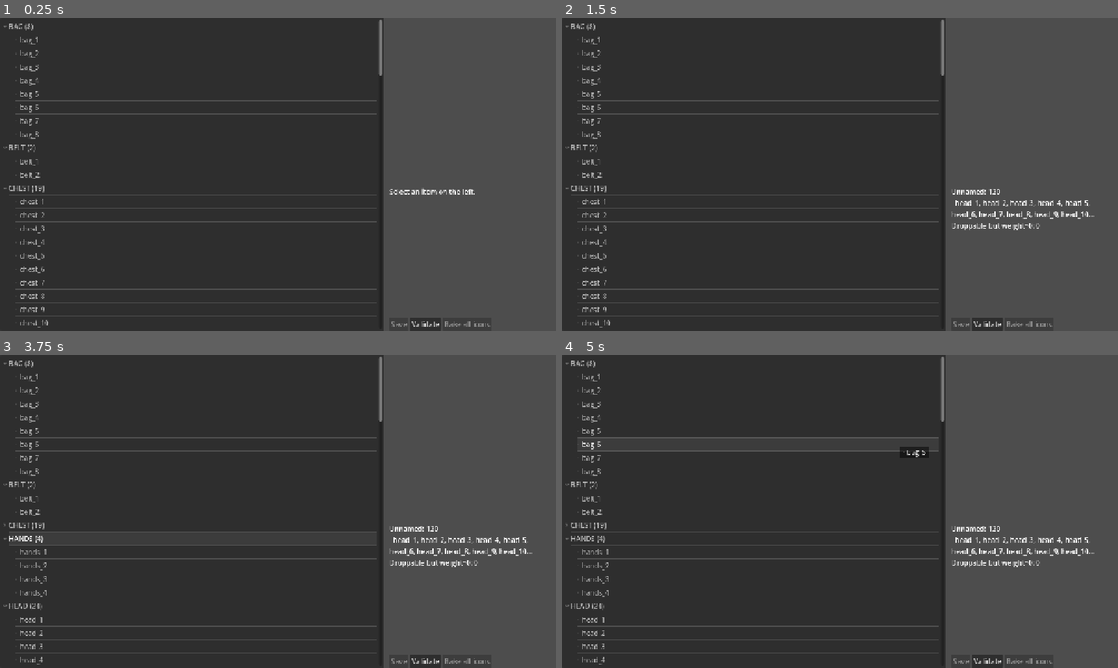
Above: before the commit, frames 1-4 (two rows, left to right).
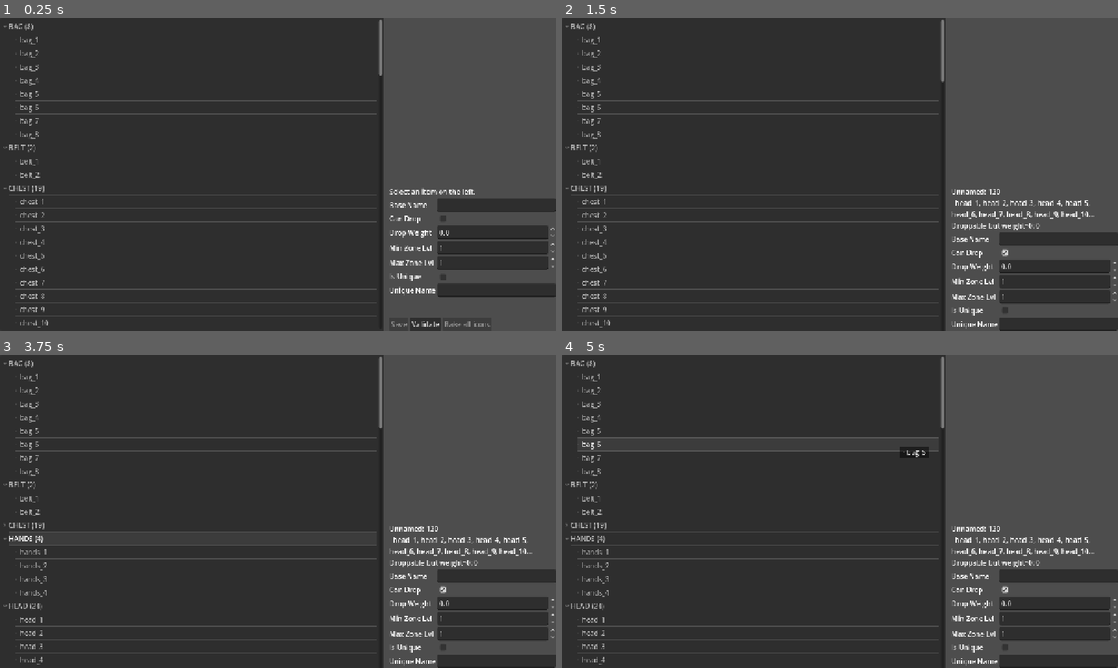
Above: after the commit, the same moments.

Repository: lenzerevans1995-coder/IsoArpg
Game: Godot game, scene res://item_editor.tscn
Two runs of this game, one before a commit and one after it. Both use one fixed random seed, a clock stepped at 60 frames per second and the inputs below. This scene is started directly instead of the project's main scene.
Inputs (mouse positions are in pixels of both pictures, inside the frame that each line leads up to):
- Up to frame 1 (0.25 s): no input
- Up to frame 2 (1.5 s): click "Validate" at 0.5 s; click (1056, 252) at 1.27 s
- Up to frame 3 (3.75 s): click (494, 646) at 2.02 s; tap Enter at 2.75 s; move the mouse to (400, 495) at 2.77 s; hold D (move_right) 2.78-3.5 s; tap C at 2.85 s; click (400, 495) at 2.92 s; tap Space at 3.02, 3.5 s; drag from (166, 527) to (250, 574) at 3.52 s
- Up to frame 4 (5 s): tap Enter at 4.25 s; move the mouse to (895, 442) at 4.27 s; hold D (move_right) from 4.28 s (still down); tap 1 at 4.35 s

The runs differ from the first frame. In frame 1, 4.9% of the frame differs, in the area x 70-100%, y 57-90%; in frame 2, 4.7%; in frame 3, 4.7%; in frame 4, 4.7%.

Commit message:
item_editor: in-scene rename fields (no Inspector dependency)
Right panel now has a 2-col GridContainer with:
- Base Name (LineEdit)
- Can Drop (CheckBox)
- Drop Weight (SpinBox 0..100, step 0.1)
- Min/Max Zone Level (SpinBox 1..999)
- Is Unique (CheckBox)
- Unique Name (LineEdit)

Edit fields directly, click Save → writes the .tres. Inspector hookup
removed (was unreliable when scene runs via F6 outside the editor's
debugger context). Field setters block signals during selection-load so
typing isn't lost when switching items.

Diff:
--- a/item_editor.gd
+++ b/item_editor.gd
@@ -47,6 +47,15 @@
 var _selected_item: Dictionary = {}     # current items_db catalog entry
 var _selected_meta: Resource = null     # ItemMetadata loaded/created on selection
 
+# In-scene field editors (so we don't depend on Godot's Inspector)
+var _f_base_name: LineEdit
+var _f_can_drop: CheckBox
+var _f_drop_weight: SpinBox
+var _f_min_zone: SpinBox
+var _f_max_zone: SpinBox
+var _f_is_unique: CheckBox
+var _f_unique_name: LineEdit
+
 func _ready() -> void:
 	if Engine.is_editor_hint() and not is_inside_tree():
 		return
@@ -102,6 +111,29 @@
 	_info_label.autowrap_mode = TextServer.AUTOWRAP_WORD
 	_info_label.size_flags_horizontal = Control.SIZE_EXPAND_FILL
 	right.add_child(_info_label)
+
+	# In-scene field grid — no Inspector dependency.
+	var grid := GridContainer.new()
+	grid.columns = 2
+	grid.size_flags_horizontal = Control.SIZE_EXPAND_FILL
+	right.add_child(grid)
+
+	_f_base_name = _add_string_field(grid, "Base Name")
+	_f_can_drop = _add_check_field(grid, "Can Drop")
+	_f_drop_weight = _add_spin_field(grid, "Drop Weight", 0.0, 100.0, 0.1)
+	_f_min_zone = _add_spin_field(grid, "Min Zone Lvl", 1, 999, 1)
+	_f_max_zone = _add_spin_field(grid, "Max Zone Lvl", 1, 999, 1)
+	_f_is_unique = _add_check_field(grid, "Is Unique")
+	_f_unique_name = _add_string_field(grid, "Unique Name")
+
+	# Wire field changes back into the loaded resource so Save persists them.
+	_f_base_name.text_changed.connect(func(v): if _selected_meta: _selected_meta.base_name = v)
+	_f_can_drop.toggled.connect(func(v): if _selected_meta: _selected_meta.can_drop = v)
+	_f_drop_weight.value_changed.connect(func(v): if _selected_meta: _selected_meta.drop_weight = float(v))
+	_f_min_zone.value_changed.connect(func(v): if _selected_meta: _selected_meta.min_zone_level = int(v))
+	_f_max_zone.value_changed.connect(func(v): if _selected_meta: _selected_meta.max_zone_level = int(v))
+	_f_is_unique.toggled.connect(func(v): if _selected_meta: _selected_meta.is_unique = v)
+	_f_unique_name.text_changed.connect(func(v): if _selected_meta: _selected_meta.unique_name = v)
 
 	var spacer := Control.new()
 	spacer.size_flags_vertical = Control.SIZE_EXPAND_FILL
@@ -176,11 +208,7 @@
 	_info_label.text = _info_text_for(entry, _selected_meta)
 	_save_btn.disabled = false
 	_refresh_preview(entry)
-	# In-editor: surface the resource in Godot's Inspector.
-	if Engine.is_editor_hint():
-		var ed := Engine.get_singleton("EditorInterface") if Engine.has_singleton("EditorInterface") else null
-		if ed and ed.has_method("inspect_object"):
-			ed.call("inspect_object", _selected_meta)
+	_load_fields_from_meta(_selected_meta)
 
 func _load_or_stub(entry: Dictionary) -> Resource:
 	var path: String = _meta_path_for(entry)
@@ -233,6 +261,53 @@
 		lines.append("  " + ", ".join(bad_drop_weight))
 	_info_label.text = "\n".join(lines)
 
+func _add_string_field(grid: GridContainer, label: String) -> LineEdit:
+	var l := Label.new(); l.text = label; grid.add_child(l)
+	var le := LineEdit.new()
+	le.size_flags_horizontal = Control.SIZE_EXPAND_FILL
+	grid.add_child(le)
+	return le
+
+func _add_check_field(grid: GridContainer, label: String) -> CheckBox:
+	var l := Label.new(); l.text = label; grid.add_child(l)
+	var cb := CheckBox.new()
+	grid.add_child(cb)
+	return cb
+
+func _add_spin_field(grid: GridContainer, label: String, lo: float, hi: float, step: float) -> SpinBox:
+	var l := Label.new(); l.text = label; grid.add_child(l)
+	var sb := SpinBox.new()
+	sb.min_value = lo
+	sb.max_value = hi
+	sb.step = step
+	grid.add_child(sb)
+	return sb
+
+func _load_fields_from_meta(meta: Resource) -> void:
+	# Suppress signals while loading so field setters don't echo back into
+	# the resource on every assignment.
+	_f_base_name.set_block_signals(true)
+	_f_can_drop.set_block_signals(true)
+	_f_drop_weight.set_block_signals(true)
+	_f_min_zone.set_block_signals(true)
+	_f_max_zone.set_block_signals(true)
+	_f_is_unique.set_block_signals(true)
+	_f_unique_name.set_block_signals(true)
+	_f_base_name.text = String(meta.base_name)
+	_f_can_drop.button_pressed = bool(meta.can_drop)
+	_f_drop_weight.value = float(meta.drop_weight)
+	_f_min_zone.value = int(meta.min_zone_level)
+	_f_max_zone.value = int(meta.max_zone_level)
+	_f_is_unique.button_pressed = bool(meta.is_unique)
+	_f_unique_name.text = String(meta.unique_name)
+	_f_base_name.set_block_signals(false)
+	_f_can_drop.set_block_signals(false)
+	_f_drop_weight.set_block_signals(false)
+	_f_min_zone.set_block_signals(false)
+	_f_max_zone.set_block_signals(false)
+	_f_is_unique.set_block_signals(false)
+	_f_unique_name.set_block_signals(false)
+
 func _refresh_preview(entry: Dictionary) -> void:
 	if _preview_char == null or not is_instance_valid(_preview_char):
 		return
